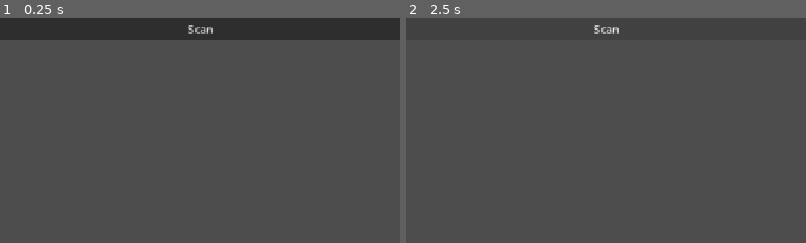
Above: before the commit, frames 1-2 (left to right).
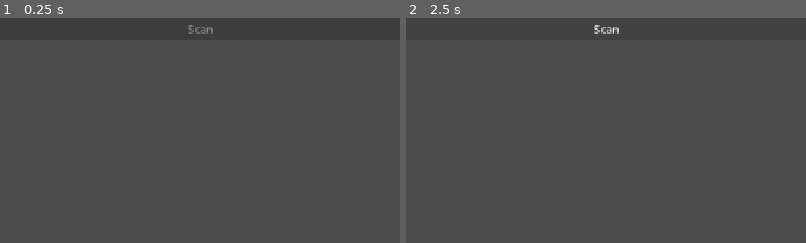
Above: after the commit, the same moments.

Repository: thelvm/govee-custom-controller
Game: Godot game, scene res://main.tscn
The game is run twice, just before and just after one commit, with the same random seed, the same clock (stepped at 60 frames per second) and the same inputs.
Inputs (mouse positions are % of the whole screen's width and height, from its top left):
- Up to frame 1 (0.25 s): no input
- Up to frame 2 (2.5 s): click (50, 2) at 0.5 s, where only the run before the commit has a clickable "Scan"; click "Scan" at 1.25 s; click (50, 2) at 2 s, where only the run before the commit has a clickable "Scan"
The pictures show only the part of the screen within x 25-75%, y 0-50%; the shares and areas given below are measured in that part.

The runs differ from the first frame. In frame 1, less than 0.1% of the frame differs, in the area x 47-54%, y 3-8%; in frame 2, nothing differs.

Commit message:
Device auto discovery and status query

Diff:
--- a/device_status.gd
+++ b/device_status.gd
@@ -2,10 +2,29 @@
 extends RefCounted
 
 
-var state: bool = false
+var on_off: bool = false
+var brighness: float = 0
 var color: Color = Color.BLACK
 var temperature: int = 0
 
-static func from_data(data: Dictionary) -> DeviceStatus:
+static func from_device_status_response(response: Dictionary) -> DeviceStatus:
+	var data: Dictionary
+	if response["msg"]["data"]:
+		data = response["msg"]["data"] as Dictionary
+
 	var new_device_status := DeviceStatus.new()
+
+	if data["onOff"] == 0:
+		new_device_status.on_off = false
+	else:
+		new_device_status.on_off = true
+
+	new_device_status.brighness = int(data["brightness"])
+
+	new_device_status.color.r8 = int(data["color"]["r"])
+	new_device_status.color.g8 = int(data["color"]["g"])
+	new_device_status.color.b8 = int(data["color"]["b"])
+
+	new_device_status.temperature = int(data["colorTemInKelvin"])
+
 	return new_device_status
--- a/device_view.gd
+++ b/device_view.gd
@@ -7,15 +7,19 @@
 @onready var ip_value: Label = %IpValue
 @onready var sku_value: Label = %SkuValue
 @onready var device_value: Label = %DeviceValue
+
+@onready var on_off_button: CheckButton = %OnOffButton
 @onready var brightness_slider: HSlider = %BrightnessSlider
+@onready var color_picker_button: ColorPickerButton = %ColorPickerButton
 @onready var temperature_slider: HSlider = %TemperatureSlider
 
 
 func _ready() -> void:
-	update_device_view()
+	update_device_details()
+	update_values_from_device_status()
 
 
-func update_device_view():
+func update_device_details():
 	if ip_value and sku_value and device_value and govee_device:
 		ip_value.text = govee_device.ip
 		sku_value.text = govee_device.sku
@@ -53,10 +57,25 @@
 		govee_device.set_temperature(temperature_slider.value)
 
 
-func request_devce_status():
+func request_device_status():
 	govee_device.request_device_status()
+
+
+func update_values_from_device_status():
+	if not govee_device:
+		return
+	if on_off_button:
+		on_off_button.set_pressed_no_signal(govee_device.device_status.on_off)
+	if brightness_slider:
+		brightness_slider.set_value_no_signal(govee_device.device_status.brighness)
+	if color_picker_button:
+		color_picker_button.color = govee_device.device_status.color
+	if temperature_slider:
+		temperature_slider.set_value_no_signal(govee_device.device_status.temperature)
 
 
 func _set_govee_device(new_govee_device: GoveeDevice):
 	govee_device = new_govee_device
-	update_device_view()
+	update_device_details()
+	update_values_from_device_status()
+	govee_device.device_status_updated.connect(update_values_from_device_status)
--- a/device_view.tscn
+++ b/device_view.tscn
@@ -63,6 +63,7 @@
 horizontal_alignment = 2
 
 [node name="OnOffButton" type="CheckButton" parent="DeviceControls" unique_id=212308071]
+unique_name_in_owner = true
 layout_mode = 2
 size_flags_horizontal = 0
 
@@ -86,6 +87,7 @@
 horizontal_alignment = 2
 
 [node name="ColorPickerButton" type="ColorPickerButton" parent="DeviceControls" unique_id=1683170465]
+unique_name_in_owner = true
 layout_mode = 2
 text = "Color"
 edit_alpha = false
@@ -115,4 +117,4 @@
 [connection signal="drag_ended" from="DeviceControls/BrightnessSlider" to="." method="handle_brightness_slider"]
 [connection signal="color_changed" from="DeviceControls/ColorPickerButton" to="." method="set_color"]
 [connection signal="drag_ended" from="DeviceControls/TemperatureSlider" to="." method="handle_temperature_slider"]
-[connection signal="pressed" from="DeviceControls/RequestStatusButton" to="." method="request_devce_status"]
+[connection signal="pressed" from="DeviceControls/RequestStatusButton" to="." method="request_device_status"]
--- a/govee_connector.gd
+++ b/govee_connector.gd
@@ -18,7 +18,11 @@
 	setup_listener()
 
 
-func configure_valid_addresses():
+func _process(_delta: float) -> void:
+	handle_listeners()
+
+
+func configure_valid_addresses() -> void:
 	valid_addresses.clear()
 	for interface in IP.get_local_interfaces():
 		for address in interface["addresses"]:
@@ -45,7 +49,7 @@
 		scanners.append(scanner)
 
 
-func scan_available_devices():
+func scan_available_devices() -> void:
 	var command := {
 		"msg": {
 			"cmd": "scan",
@@ -63,28 +67,36 @@
 			print("Sending scan request")
 
 
-func handle_listeners():
+func handle_listeners() -> void:
 	for listener in listeners:
 		if listener.is_bound():
 			if listener.get_available_packet_count() > 0:
 				var raw_packet := listener.get_packet()
-				var from_address := listener.get_packet_ip()
+				var packet_ip := listener.get_packet_ip()
 				var packet = JSON.parse_string(raw_packet.get_string_from_ascii())
-				print("ip: " + from_address + " data: ")
 				if packet:
-					if packet["msg"]["data"]:
-						print(packet["msg"])
 					if packet["msg"]["cmd"] == "scan":
-						var device_already_mapped := false
+						process_scan_response(packet)
+					if packet["msg"]["cmd"] == "devStatus":
 						for device in devices:
-							if device.ip == packet["msg"]["data"]["ip"]:
-								device_already_mapped = true
-								break
-						if not device_already_mapped:
-							var new_device = GoveeDevice.from_scan_response(packet)
-							devices.append(new_device)
-							devices_changed.emit()
+							if device.ip == packet_ip:
+								print("Status update received from " + packet_ip)
+								device.update_device_status_from_response(packet)
 
 
-func _process(_delta: float) -> void:
-	handle_listeners()
+func process_scan_response(response: Dictionary) -> void:
+	var device_already_mapped := false
+
+	for device in devices:
+		if device.device == response["msg"]["data"]["device"]:
+			print("Device " + response["msg"]["data"]["device"] + " already mapped. Updating details")
+			device.ip = response["msg"]["data"]["ip"]
+			device.sku = response["msg"]["data"]["sku"]
+			device_already_mapped = true
+			break
+
+	if not device_already_mapped:
+		print("New device detected. Adding " + response["msg"]["data"]["device"])
+		var new_device = GoveeDevice.from_scan_response(response)
+		devices.append(new_device)
+		devices_changed.emit()
--- a/govee_device.gd
+++ b/govee_device.gd
@@ -1,20 +1,22 @@
 class_name GoveeDevice
-
 extends RefCounted
 
-var ip: String = "" : set = _set_ip
-var device: String = ""
-var sku: String = ""
-#var color: Color = Color.BLACK
-#var brightness: float = 0.0
+signal device_status_updated
+
+@export_storage var friendly: String = ""
+@export_storage var device: String = ""
+@export_storage var ip: String = "" : set = _set_ip
+@export_storage var sku: String = ""
 
 var command_sender := PacketPeerUDP.new()
+var device_status := DeviceStatus.new()
 
-
+## Creates a new [GoveeDevice] from a scan response packet
 static func from_scan_response(scan_response: Variant) -> GoveeDevice:
 	var new_device = GoveeDevice.new()
+	new_device.friendly = scan_response["msg"]["data"]["device"]
+	new_device.device = scan_response["msg"]["data"]["device"]
 	new_device.ip = scan_response["msg"]["data"]["ip"]
-	new_device.device = scan_response["msg"]["data"]["device"]
 	new_device.sku = scan_response["msg"]["data"]["sku"]
 	return new_device
 
@@ -22,6 +24,7 @@
 func _set_ip(new_ip: String) -> void:
 	ip = new_ip
 	command_sender.set_dest_address(ip, 4003)
+	request_device_status()
 
 
 func turn_on() -> void:
@@ -114,3 +117,7 @@
 
 	var command_string := JSON.stringify(command)
 	command_sender.put_packet(command_string.to_ascii_buffer())
+
+func update_device_status_from_response(response) -> void:
+	device_status = DeviceStatus.from_device_status_response(response)
+	device_status_updated.emit()
--- a/main.gd
+++ b/main.gd
@@ -2,6 +2,7 @@
 
 @onready var govee_connector: GoveeConnector = $GoveeConnector
 @onready var devices_container: HBoxContainer = $DevicesContainer
+
 const DEVICE_VIEW = preload("uid://fj80gipotni7")
 
 
--- a/main.tscn
+++ b/main.tscn
@@ -13,19 +13,31 @@
 script = ExtResource("1_0xm2m")
 
 [node name="GoveeConnector" type="Node" parent="." unique_id=754795679]
+unique_name_in_owner = true
 script = ExtResource("1_ig7tw")
 metadata/_custom_type_script = "uid://boqb3ro2iyp4l"
 
-[node name="Button" type="Button" parent="." unique_id=1634423330]
+[node name="ScanButton" type="Button" parent="." unique_id=1634423330]
+unique_name_in_owner = true
 layout_mode = 2
+disabled = true
 text = "Scan"
 
 [node name="ScanTimeout" type="Timer" parent="." unique_id=1022314326]
-wait_time = 10.0
 one_shot = true
+autostart = true
 
 [node name="DevicesContainer" type="HBoxContainer" parent="." unique_id=1023855629]
 layout_mode = 2
 
+[node name="InitialScanDelayTimer" type="Timer" parent="." unique_id=696834549]
+wait_time = 0.5
+one_shot = true
+autostart = true
+
 [connection signal="devices_changed" from="GoveeConnector" to="." method="update_device_views"]
-[connection signal="pressed" from="Button" to="GoveeConnector" method="scan_available_devices"]
+[connection signal="pressed" from="ScanButton" to="GoveeConnector" method="scan_available_devices"]
+[connection signal="pressed" from="ScanButton" to="ScanTimeout" method="start"]
+[connection signal="pressed" from="ScanButton" to="ScanButton" method="set_disabled" binds= [true]]
+[connection signal="timeout" from="ScanTimeout" to="ScanButton" method="set_disabled" binds= [false]]
+[connection signal="timeout" from="InitialScanDelayTimer" to="GoveeConnector" method="scan_available_devices"]
--- a/project.godot
+++ b/project.godot
@@ -13,6 +13,7 @@
 config/name="Govee Custom Controller"
 run/main_scene="uid://mrkqbib1mkok"
 config/features=PackedStringArray("4.8", "GL Compatibility")
+run/low_processor_mode=true
 config/icon="res://icon.svg"
 
 [display]
